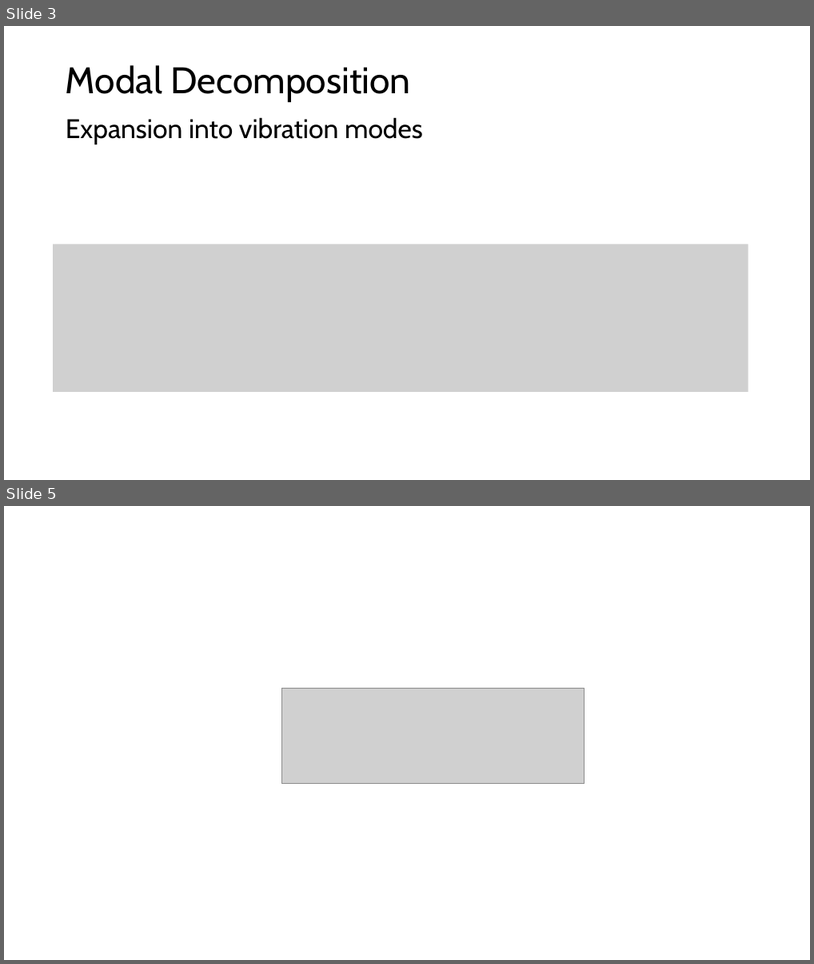
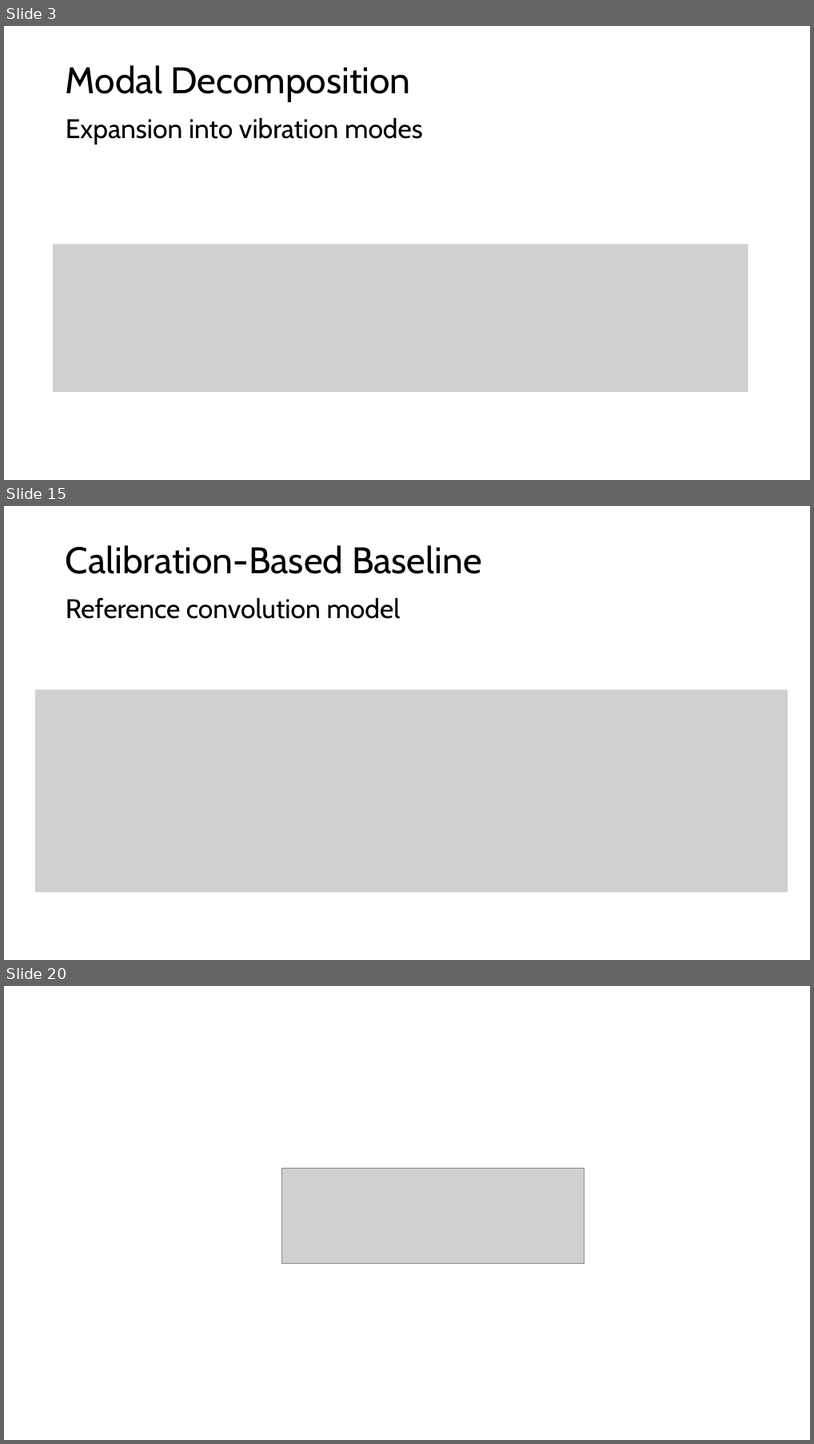
Before and after one commit to shohame/CVPR-2026, a slide deck: Docs/Hearing the Room Through the Shape of the Drum.pptx. Shown one above the other, each under a label of ours: slides 3 and 5 before the commit, slides 3, 15 and 20 after it; the slides between them are not shown. The pictures are 814x964 and 814x1444 pixels, drawn with LibreOffice and Linux fonts; fonts in the diff are those of the drawing; grey boxes stand for pictures. Boxes give left, top, right and bottom in pixels: in the first picture for what was removed or moved away, otherwise in the second. Text is boxed around its words. In the diff, an @@ line names an element or a change of style, - is before the commit and + after.

```diff
--- a/Docs/Hearing the Room Through the Shape of the Drum.pptx
+++ b/Docs/Hearing the Room Through the Shape of the Drum.pptx
@@ slide 15 added at bbox=[4, 506, 810, 960], background #FFFFFF @@
@@ title added at bbox=[66, 545, 482, 574], 44 pt, text #000000 @@
+Calibration-Based Baseline
@@ text added at bbox=[66, 597, 401, 619], 32 pt, text #000000 @@
+Reference convolution model
@@ picture added at bbox=[35, 689, 789, 892] @@
@@ what was slide 5 is now slide 20 @@
```
Also in this commit, not shown: 14 other slides added, 9 other files.
